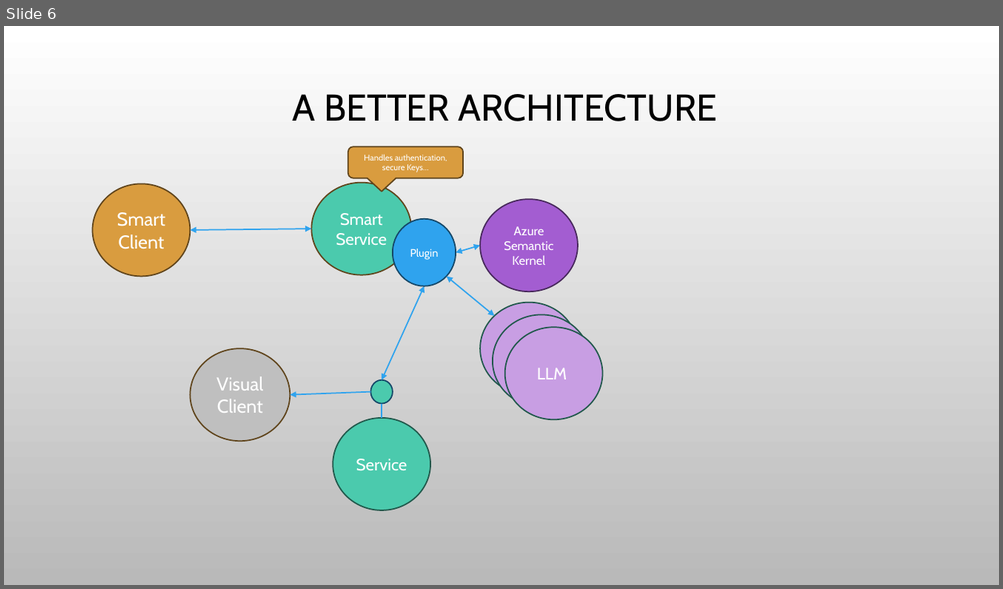
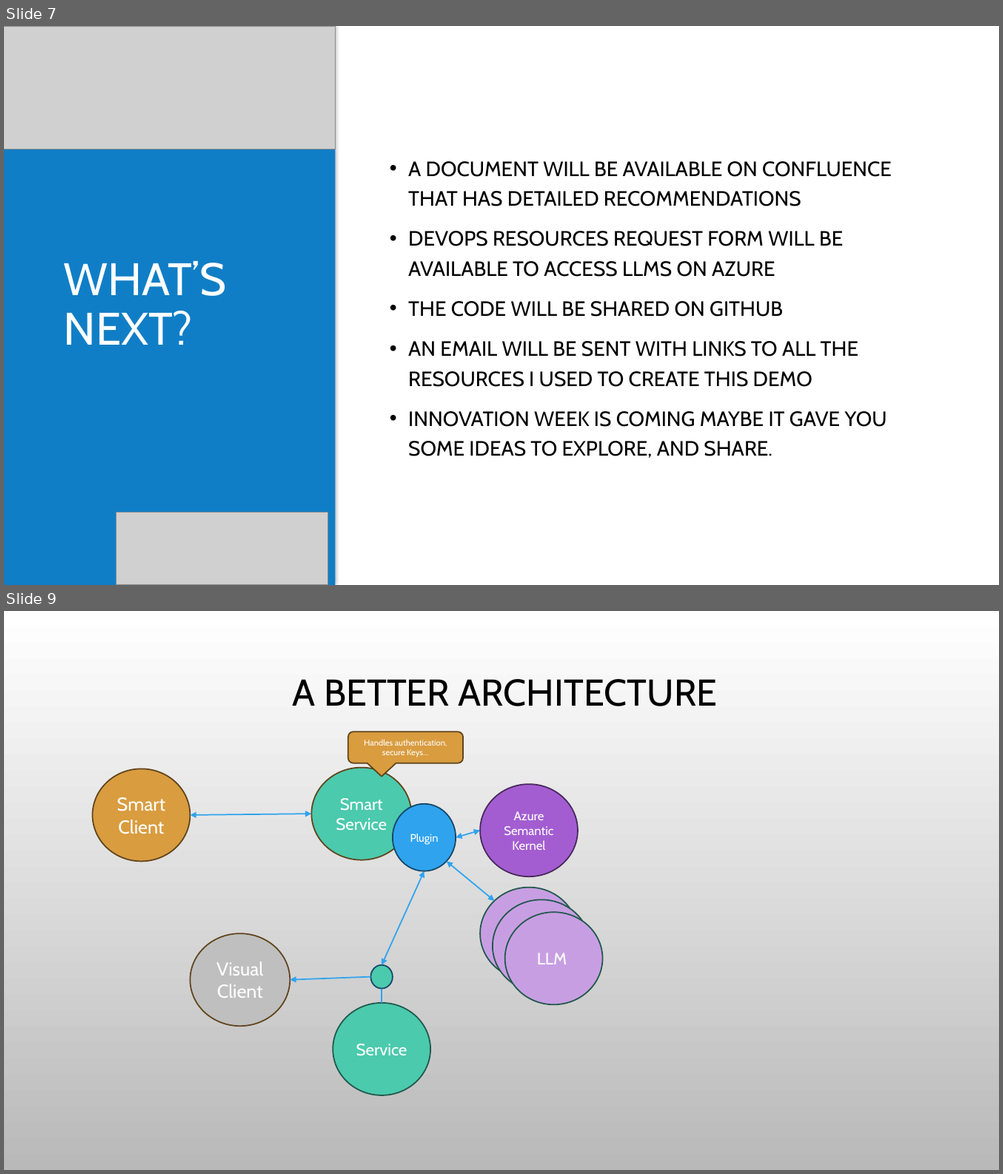
Before and after one commit to pierre01/AIKernelMCPClient, a slide deck: AI Friendly APIs.pptx. Shown one above the other, each under a label of ours: slide 6 before the commit, slides 7 and 9 after it; the slides between them are not shown. The pictures are 1003x589 and 1003x1174 pixels, drawn with LibreOffice and Linux fonts; fonts in the diff are those of the drawing; grey boxes stand for pictures; background and template pictures are left out. Boxes give left, top, right and bottom in pixels: in the first picture for what was removed or moved away, otherwise in the second. Text is boxed around its words. In the diff, an @@ line names an element or a change of style, - is before the commit and + after.

```diff
--- a/AI Friendly APIs.pptx
+++ b/AI Friendly APIs.pptx
@@ slide 7 added at [4,26,999,585], background picture (left out) @@
@@ rectangle added at [4,26,336,585], fill #107EC6 @@
@@ picture added at [4,26,336,150] @@
@@ text added at [408,161,891,458], 20 pt, text #000000 @@
+• A DOCUMENT WILL BE AVAILABLE ON CONFLUENCE THAT HAS DETAILED RECOMMENDATIONS
+• DEVOPS RESOURCES REQUEST FORM WILL BE AVAILABLE TO ACCESS LLMS ON AZURE
+• THE CODE WILL BE SHARED ON GITHUB
+• AN EMAIL WILL BE SENT WITH LINKS TO ALL THE RESOURCES I USED TO CREATE THIS DEMO
+• INNOVATION WEEK IS COMING MAYBE IT GAVE YOU SOME IDEAS TO EXPLORE, AND SHARE.
@@ title added at [64,261,227,345], 44 pt, text #FFFFFF @@
+WHAT’S NEXT?
@@ picture added at [116,512,328,585] @@
@@ what was slide 6 is now slide 9 @@
```
Also in this commit, not shown: 3 slides changed, 3 other slides added, 1 slide removed, 7 other files.
